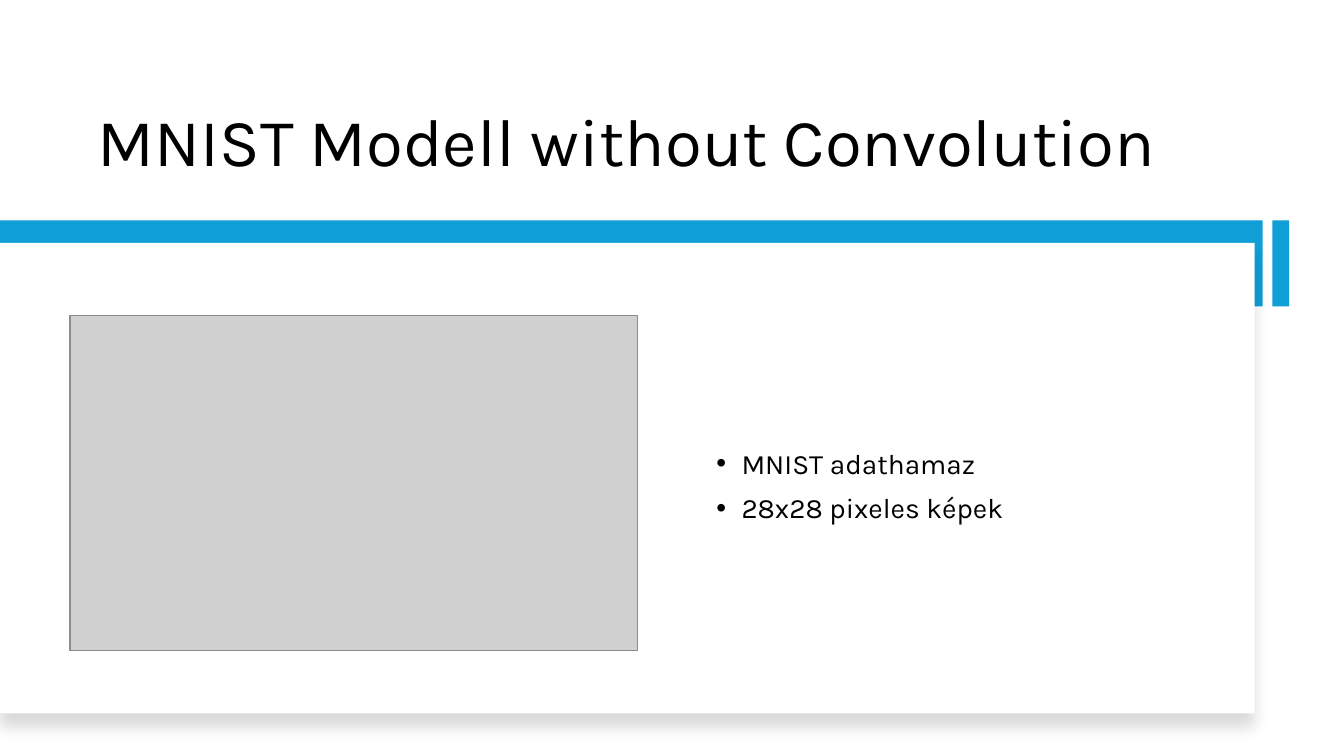
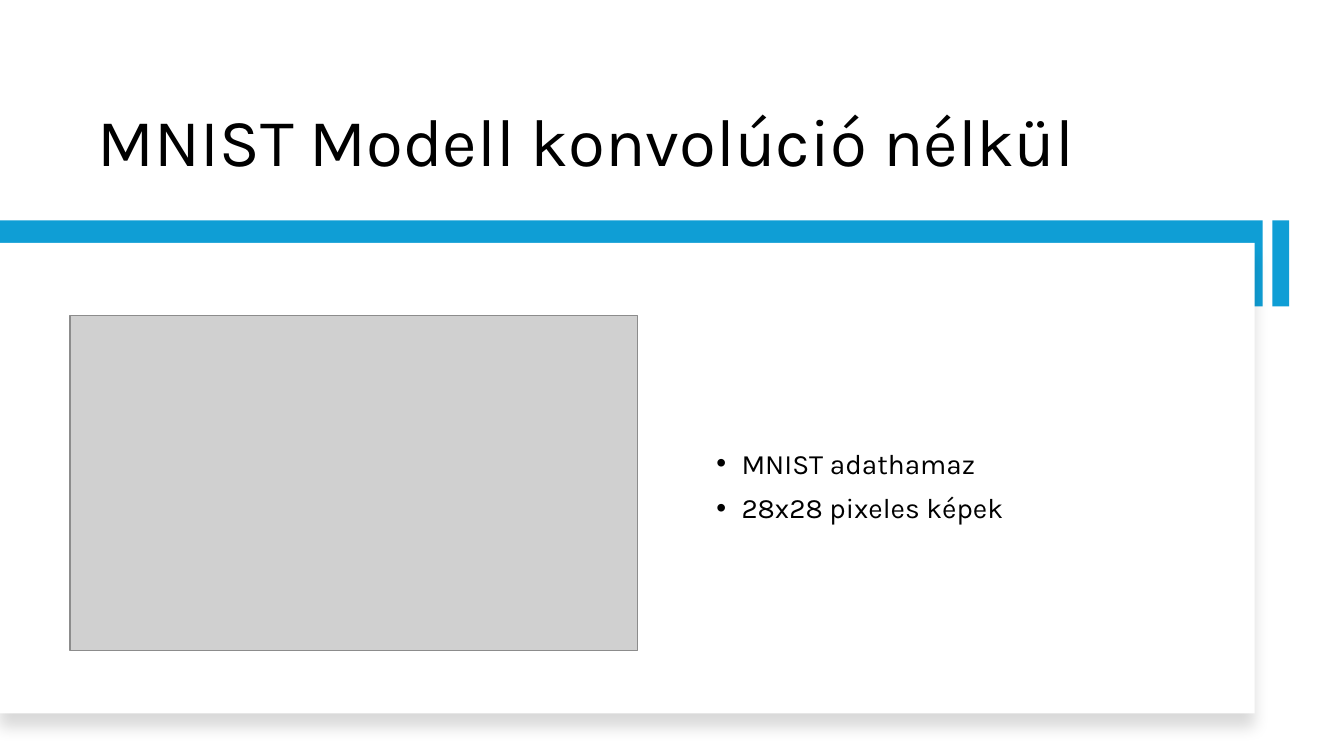
Before and after one commit to Matyiko/Dipterv, a slide deck: slide 7 of Gépjárműkövetés a mesterséges intelligencia módszereivel.pptx. Drawn at 1344x756 pixels with LibreOffice and Linux fonts; fonts in the diff are those of the drawing; grey boxes stand for pictures. Boxes give left, top, right and bottom in pixels: in the first picture for what was removed or moved away, otherwise in the second. Text is boxed around its words. In the diff, an @@ line names an element or a change of style, - is before the commit and + after.

```diff
--- a/Gépjárműkövetés a mesterséges intelligencia módszereivel.pptx
+++ b/Gépjárműkövetés a mesterséges intelligencia módszereivel.pptx
@@ title at (98, 114, 1074, 167): text changed @@
-MNIST Modell without Convolution
+MNIST Modell konvolúció nélkül
```
Also in this commit, not shown: 3 other slides changed, 13 slides added, 3 slides removed, 10 other files.
